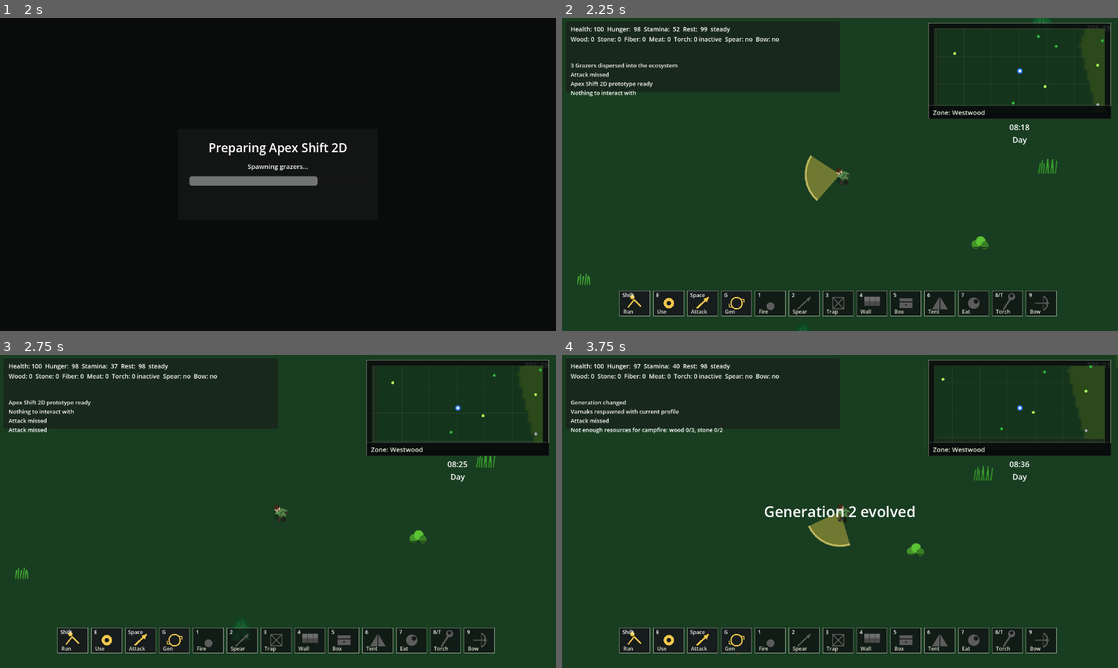
Above: before the commit, frames 1-4 (two rows, left to right).
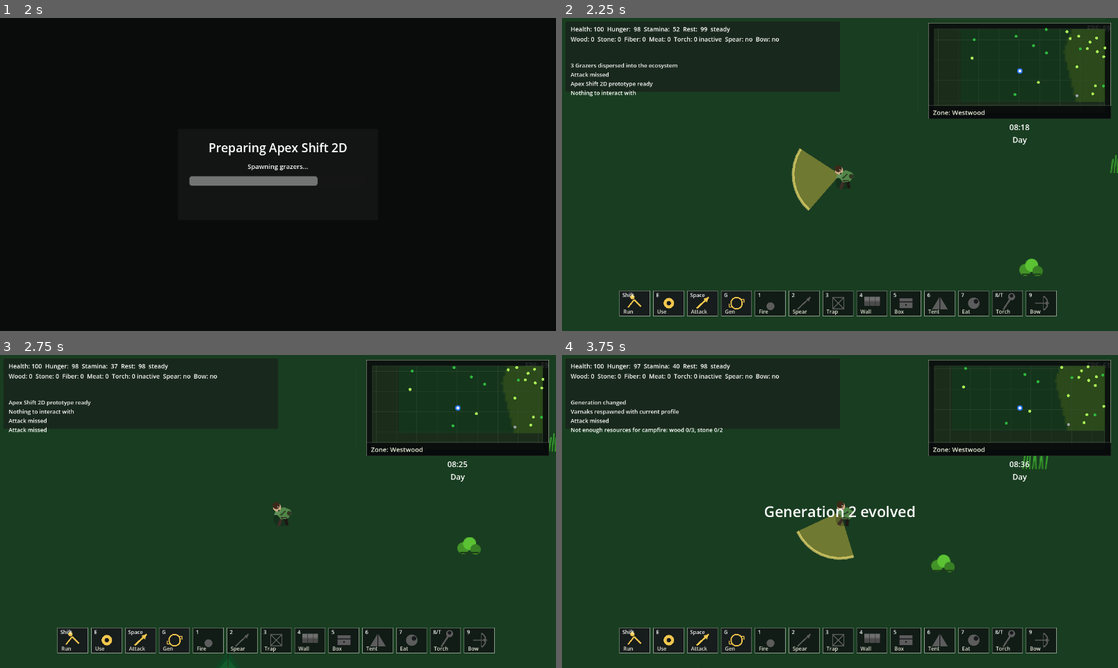
Above: after the commit, the same moments.

Repository: krisstoof/apex-shift-2d
Game: Godot game, scene res://scenes/ui/start_menu.tscn
Two runs of this game, one before a commit and one after it. Both use one fixed random seed, a clock stepped at 60 frames per second and the inputs below.
Inputs (mouse positions are in pixels of both pictures, inside the frame that each line leads up to):
- Up to frame 1 (2 s): click "New Game" at 0.5 s; tap Enter at 1.25 s; move the mouse to (400, 158) at 1.27 s; hold D (move_right) from 1.28 s (still down); hold Shift from 1.28 s (still down); click (400, 158) at 1.42 s; tap Space at 1.52 s
- Up to frame 2 (2.25 s): tap Space at 2 s; move the mouse to (728, 190) at 2.02 s; release D (move_right) at 2.03 s; release Shift at 2.03 s; hold S (move_down) from 2.03 s (still down); tap E at 2.1 s; click (728, 190) at 2.17 s
- Up to frame 3 (2.75 s): keep holding S (move_down); tap Space at 2.27 s
- Up to frame 4 (3.75 s): move the mouse to (895, 442) at 2.77 s; release S (move_down) at 2.78 s; hold D (move_right) 2.78-3.53 s; tap G at 2.85 s; click (895, 442) at 2.92 s; move the mouse to (812, 574) at 3.52 s; hold W (move_up) from 3.53 s (still down); tap 1 at 3.6 s; click (812, 574) at 3.67 s

Frame 1 is identical in both runs. In frame 2, 1.3% of the frame differs, in the area x 2-100%, y 0-100%; in frame 3, 0.8%; in frame 4, 1.3%, in the area x 31-98%, y 3-96%.

Commit message:
camera/#187 add mouse wheel zoom and closer default camera

Diff:
--- a/project.godot
+++ b/project.godot
@@ -25,9 +25,6 @@
 
 window/size/viewport_width=1280
 window/size/viewport_height=720
-window/size/window_width_override=0
-window/size/window_height_override=0
-window/stretch/mode="disabled"
 
 [input]
 
--- a/scenes/player/player.tscn
+++ b/scenes/player/player.tscn
@@ -19,7 +19,7 @@
 
 [node name="Camera2D" type="Camera2D" parent="."]
 enabled = true
-zoom = Vector2(1.1, 1.1)
+zoom = Vector2(1.5, 1.5)
 
 [node name="InteractionArea" type="Area2D" parent="."]
 collision_layer = 0
--- a/scripts/player/player.gd
+++ b/scripts/player/player.gd
@@ -34,6 +34,7 @@
 var torch_light: PointLight2D
 var torch_light_flicker_time := 0.0
 static var cached_light_texture: Texture2D
+@onready var player_camera: Camera2D = $Camera2D
 
 const CAMPFIRE_SCENE := preload("res://scenes/buildings/campfire.tscn")
 const TRAP_SCENE := preload("res://scenes/buildings/trap.tscn")
@@ -41,6 +42,10 @@
 const STORAGE_BOX_SCENE := preload("res://scenes/buildings/storage_box.tscn")
 const TENT_SCENE := preload("res://scenes/buildings/tent.tscn")
 const ARROW_PROJECTILE_SCENE := preload("res://scenes/projectiles/arrow_projectile.tscn")
+const MIN_CAMERA_ZOOM := 1.30
+const MAX_CAMERA_ZOOM := 1.80
+const DEFAULT_CAMERA_ZOOM := Vector2(1.50, 1.50)
+const CAMERA_ZOOM_STEP := 0.10
 
 const PLAYER_SKIN_COLOR := Color(0.82, 0.68, 0.54)
 const PLAYER_HAIR_COLOR := Color(0.24, 0.16, 0.10)
@@ -66,14 +71,14 @@
 	interaction_area.area_entered.connect(_on_interactable_entered)
 	interaction_area.area_exited.connect(_on_interactable_exited)
 	rotation = 0.0
-	var camera := get_node_or_null("Camera2D")
+	_apply_default_camera_zoom()
 	var main := get_tree().current_scene
 	var world := main.get_node_or_null("World") if main else null
 	var hud := main.get_node_or_null("HUD") if main else null
 	print("[VIEW_SCALE_DEBUG] window_size=%s viewport_size=%s camera_zoom=%s player_scale=%s main_scale=%s world_scale=%s hud_scale=%s" % [
 		DisplayServer.window_get_size(),
 		get_viewport().get_visible_rect().size,
-		camera.zoom if camera else Vector2.ZERO,
+		player_camera.zoom if player_camera else Vector2.ZERO,
 		scale,
 		main.scale if main and main is Node2D else Vector2.ONE,
 		world.scale if world and world is Node2D else Vector2.ONE,
@@ -130,6 +135,13 @@
 func _unhandled_input(event: InputEvent) -> void:
 	if is_dead:
 		return
+	if event is InputEventMouseButton and event.pressed:
+		if event.button_index == MOUSE_BUTTON_WHEEL_UP:
+			_change_camera_zoom(CAMERA_ZOOM_STEP)
+			return
+		if event.button_index == MOUSE_BUTTON_WHEEL_DOWN:
+			_change_camera_zoom(-CAMERA_ZOOM_STEP)
+			return
 	if event is InputEventKey and event.pressed and event.keycode == KEY_E:
 		_interact()
 	if event is InputEventKey and event.pressed:
@@ -347,6 +359,10 @@
 	stats.restore_hunger_energy(GAME_BALANCE.DEBUG_PLAYER_HUNGER_ENERGY_AMOUNT)
 	get_node("/root/EventBus").emit_game_event("debug_player_hunger_energy_restored", {"amount": GAME_BALANCE.DEBUG_PLAYER_HUNGER_ENERGY_AMOUNT})
 	get_node("/root/EventBus").post_message("Debug restored hunger/energy")
+
+
+func set_default_camera_zoom() -> void:
+	_apply_default_camera_zoom()
 
 
 func deactivate_torch(reason := "manual") -> void:
@@ -898,3 +914,16 @@
 		points.append(Vector2.RIGHT.rotated(angle) * ATTACK_RANGE)
 	draw_colored_polygon(points, Color(1.0, 0.86, 0.30, alpha))
 	draw_arc(Vector2.ZERO, ATTACK_RANGE, start_angle, start_angle + ATTACK_ARC, steps, Color(1.0, 0.92, 0.48, alpha + 0.25), 4.0)
+
+
+func _apply_default_camera_zoom() -> void:
+	if player_camera == null:
+		return
+	player_camera.zoom = DEFAULT_CAMERA_ZOOM
+
+
+func _change_camera_zoom(delta: float) -> void:
+	if player_camera == null:
+		return
+	var next_zoom := clampf(player_camera.zoom.x + delta, MIN_CAMERA_ZOOM, MAX_CAMERA_ZOOM)
+	player_camera.zoom = Vector2(next_zoom, next_zoom)
--- a/scripts/systems/game_manager.gd
+++ b/scripts/systems/game_manager.gd
@@ -24,6 +24,8 @@
 		var died_callable := Callable(self, "_on_player_died")
 		if not player.is_connected("died", died_callable):
 			player.connect("died", died_callable)
+	if player.has_method("set_default_camera_zoom"):
+		player.set_default_camera_zoom()
 	await _apply_boot_action()
 	if hud:
 		hud.visible = true
@@ -37,7 +39,9 @@
 	if event is InputEventKey and event.pressed and event.keycode == KEY_F5:
 		save_system.save_game()
 	if event is InputEventKey and event.pressed and event.keycode == KEY_F9:
-		save_system.load_game()
+		await save_system.load_game()
+		if player and player.has_method("set_default_camera_zoom"):
+			player.set_default_camera_zoom()
 
 
 func _wait_for_world_boot() -> void:
@@ -51,6 +55,8 @@
 	if game_session.consume_load_save_request():
 		_set_loading_overlay_state("Loading save data...", 1.0)
 		await save_system.load_game()
+		if player and player.has_method("set_default_camera_zoom"):
+			player.set_default_camera_zoom()
 
 
 func _connect_world_boot_progress() -> void:
--- a/scripts/ui/hud.gd
+++ b/scripts/ui/hud.gd
@@ -34,6 +34,7 @@
 var hunger_warning_timer := 0.0
 var exhaustion_warning_timer := 0.0
 var campfire_hint_timer := 0.0
+var distance_debug_label: Label
 var snapshot_service = WORLD_SNAPSHOT_SERVICE.new()
 
 @onready var stats_label: Label = $Panel/StatsLabel
@@ -171,6 +172,8 @@
 func _get_prompt_text_from_snapshot(snapshot: Dictionary) -> String:
 	var player_snapshot := Dictionary(snapshot.get("player", {}))
 	return str(player_snapshot.get("prompt_text", ""))
+
+
 
 
 func _on_message(new_message: String) -> void:
--- a/tests/unit/test_player.gd
+++ b/tests/unit/test_player.gd
@@ -58,6 +58,7 @@
 	_test_player_god_mode_syncs_to_stats_and_blocks_damage(failures)
 	_test_player_torch_activation_and_deactivation(failures)
 	_test_player_creates_torch_light_and_enables_it_when_active(failures)
+	_test_player_camera_zoom_defaults_and_scroll_input(failures)
 	_test_player_starvation_damage_is_slow_enough(failures)
 	_test_player_campfire_regen_speeds_up_health_recovery(failures)
 	_test_player_debug_item_helpers(failures)
@@ -226,6 +227,22 @@
 	player.queue_free()
 
 
+func _test_player_camera_zoom_defaults_and_scroll_input(failures: Array[String]) -> void:
+	var player := _make_player()
+	var camera := player.get_node_or_null("Camera2D") as Camera2D
+	TEST_UTILS.expect(camera != null, failures, "Player should have a Camera2D")
+	if camera != null:
+		TEST_UTILS.expect_close(camera.zoom.x, 1.50, failures, "Camera should start at the default zoom")
+		TEST_UTILS.expect_close(camera.zoom.y, 1.50, failures, "Camera zoom should be uniform on both axes")
+		player.call("_unhandled_input", _make_mouse_wheel_event(MOUSE_BUTTON_WHEEL_UP))
+		TEST_UTILS.expect(camera.zoom.x > 1.50, failures, "Mouse wheel up should zoom in")
+		player.call("_unhandled_input", _make_mouse_wheel_event(MOUSE_BUTTON_WHEEL_DOWN))
+		TEST_UTILS.expect_close(camera.zoom.x, 1.50, failures, "Mouse wheel down should return toward default zoom")
+		player.call("set_default_camera_zoom")
+		TEST_UTILS.expect_close(camera.zoom.x, 1.50, failures, "Resetting the camera should restore default zoom")
+	player.queue_free()
+
+
 func _test_player_starvation_damage_is_slow_enough(failures: Array[String]) -> void:
 	TEST_UTILS.expect_close(GAME_BALANCE.PLAYER_STARVATION_DAMAGE_PER_SECOND, 1.0, failures, "Starvation damage should be slowed down to give the player reaction time")
 
@@ -376,6 +393,13 @@
 	return player
 
 
+func _make_mouse_wheel_event(button_index: MouseButton) -> InputEventMouseButton:
+	var event := InputEventMouseButton.new()
+	event.button_index = button_index
+	event.pressed = true
+	return event
+
+
 func _get_polygon_center(points: PackedVector2Array) -> Vector2:
 	var center := Vector2.ZERO
 	if points.is_empty():
